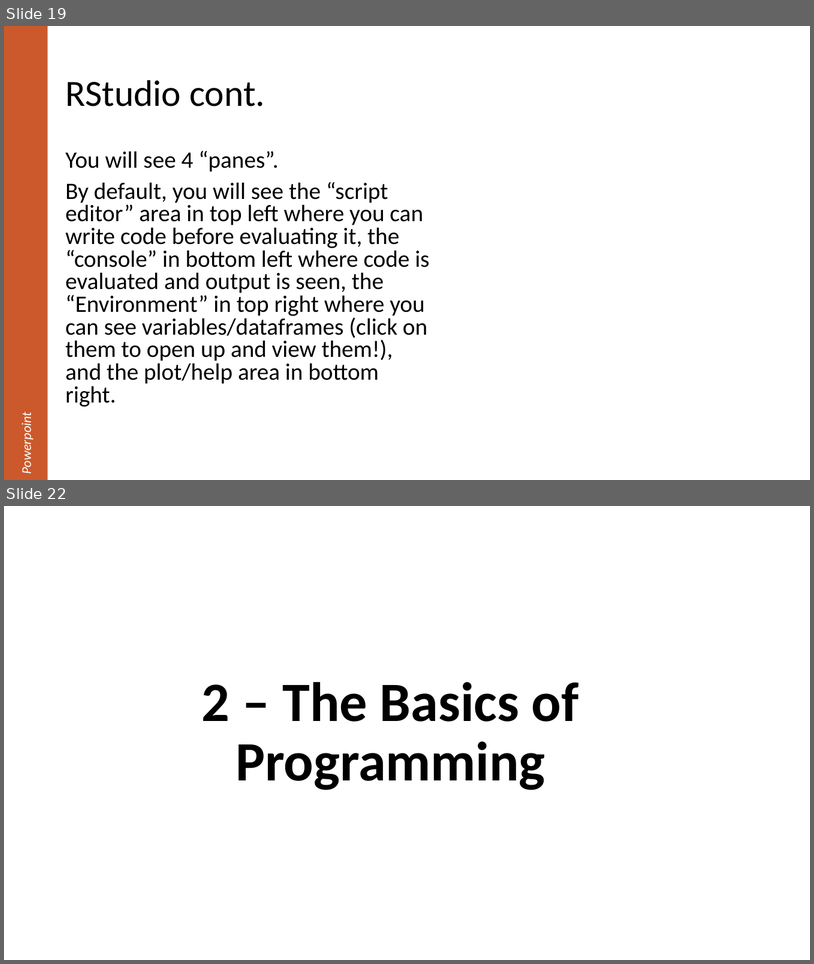
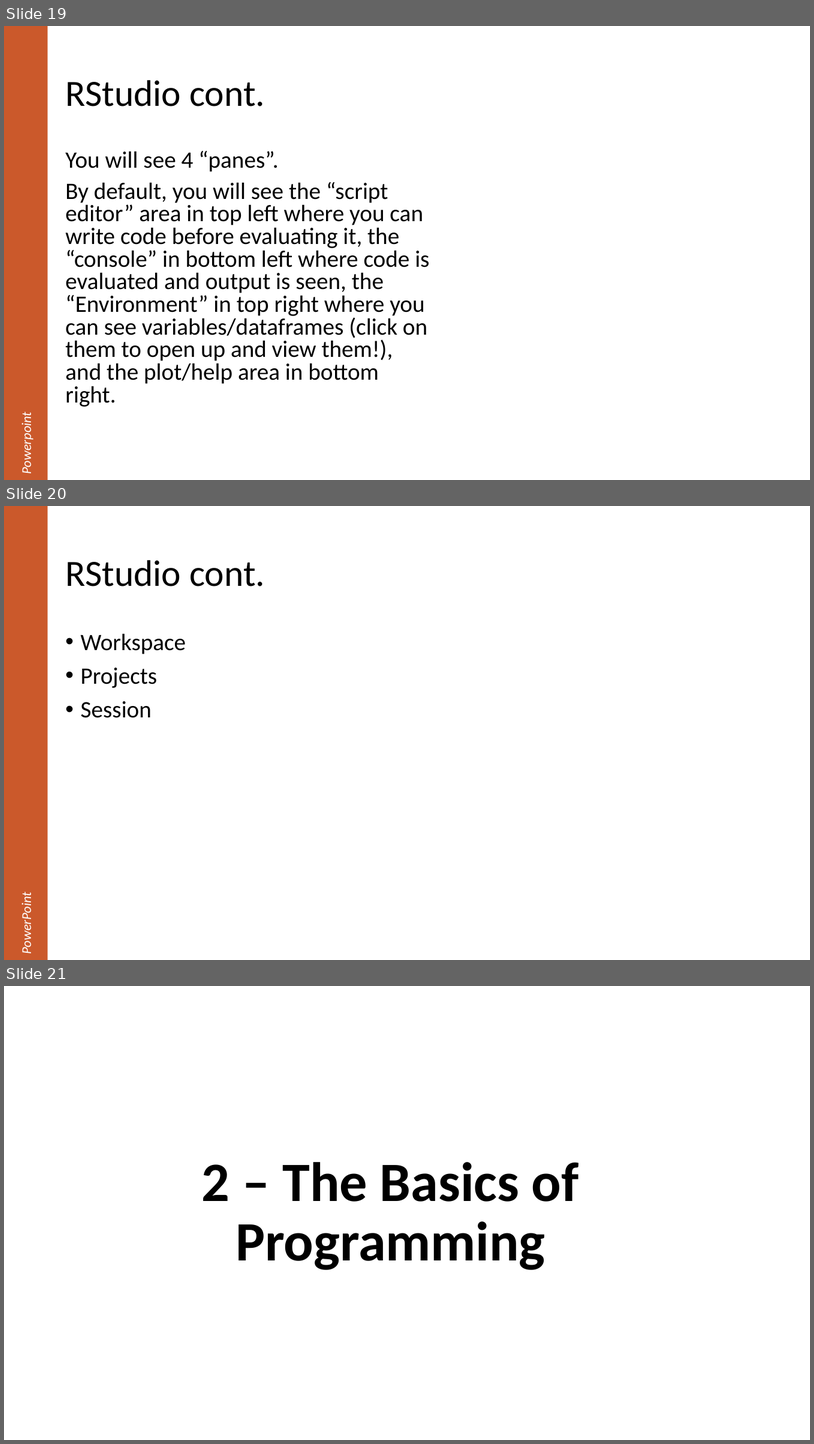
Before and after one commit to justinpriest/R_Intro_ADFG, a slide deck: The Basics of R.pptx. Shown one above the other, each under a label of ours: slides 19 and 22 before the commit, slides 19, 20 and 21 after it; the slides between them are not shown. The pictures are 814x964 and 814x1444 pixels, drawn with LibreOffice and Linux fonts; fonts in the diff are those of the drawing. Boxes give left, top, right and bottom in pixels: in the first picture for what was removed or moved away, otherwise in the second. Text is boxed around its words. In the diff, an @@ line names an element or a change of style, - is before the commit and + after.

```diff
--- a/The Basics of R.pptx
+++ b/The Basics of R.pptx
@@ slide 20 added at (x1=4, y1=506, x2=810, y2=960), background #FFFFFF @@
@@ rectangle added at (x1=4, y1=506, x2=48, y2=960), fill #CB592B, 16 pt, text #FFFFFF, italic @@
+PowerPoint
@@ title added at (x1=65, y1=560, x2=265, y2=586), 44 pt, text #000000 @@
+RStudio cont.
@@ text added at (x1=81, y1=633, x2=186, y2=718), 28 pt, text #000000 @@
+• Workspace
+• Projects
+• Session
@@ what was slide 22 is now slide 21 @@
```
Also in this commit, not shown: 3 slides changed, 3 other slides added, 1 slide removed, 2 other files.
